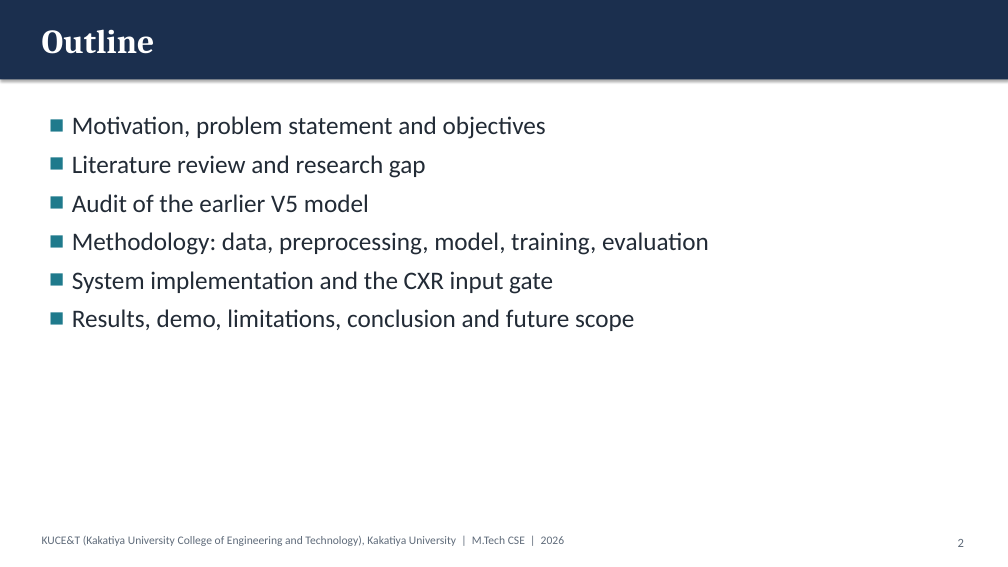
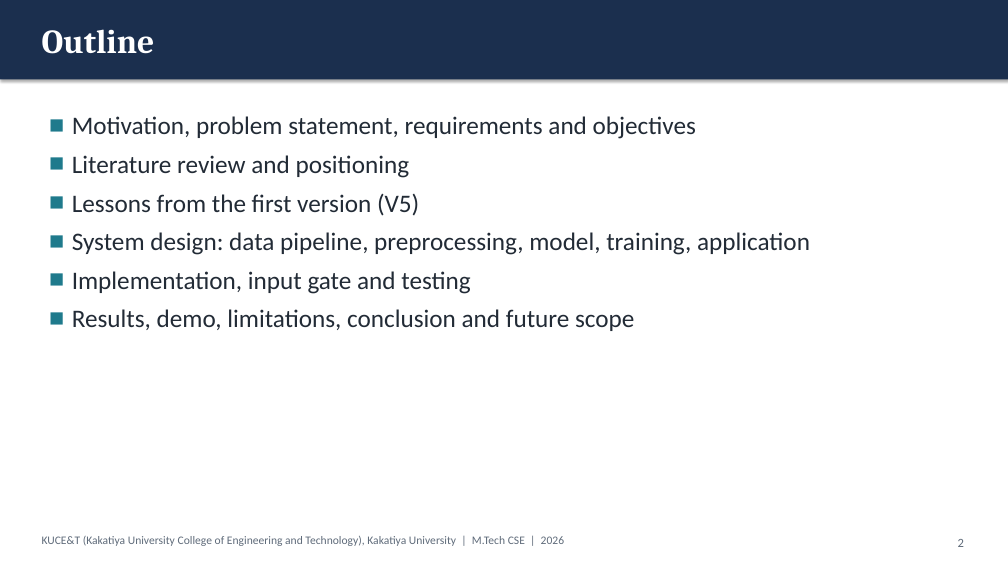
Before and after one commit to KSathwik/Lung_Disease_Detector, a slide deck: slide 2 of docs/presentation/LungAI_MTech_Presentation.pptx. Drawn at 1008x567 pixels with LibreOffice and Linux fonts; fonts in the diff are those of the drawing. Boxes give left, top, right and bottom in pixels: in the first picture for what was removed or moved away, otherwise in the second. Text is boxed around its words. In the diff, an @@ line names an element or a change of style, - is before the commit and + after.

```diff
--- a/docs/presentation/LungAI_MTech_Presentation.pptx
+++ b/docs/presentation/LungAI_MTech_Presentation.pptx
@@ text at <box>72,116,810,294</box>: text changed @@
-■ Motivation, problem statement and objectives
-■ Literature review and research gap
-■ Audit of the earlier V5 model
-■ Methodology: data, preprocessing, model, training, evaluation
-■ System implementation and the CXR input gate
+■ Motivation, problem statement, requirements and objectives
+■ Literature review and positioning
+■ Lessons from the first version (V5)
+■ System design: data pipeline, preprocessing, model, training, application
+■ Implementation, input gate and testing
```
Also in this commit, not shown: 12 other slides changed, 20 other files.
